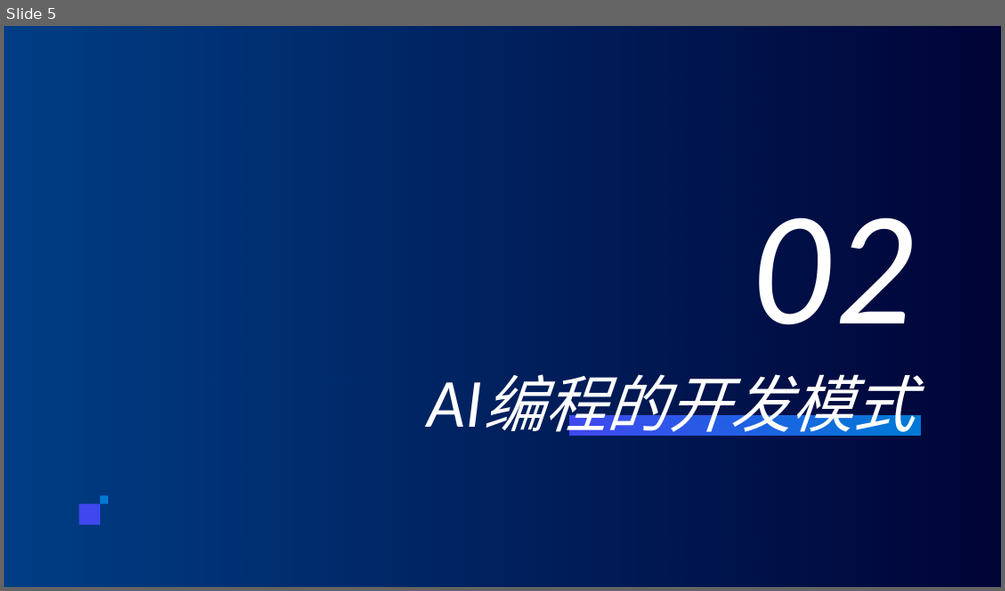
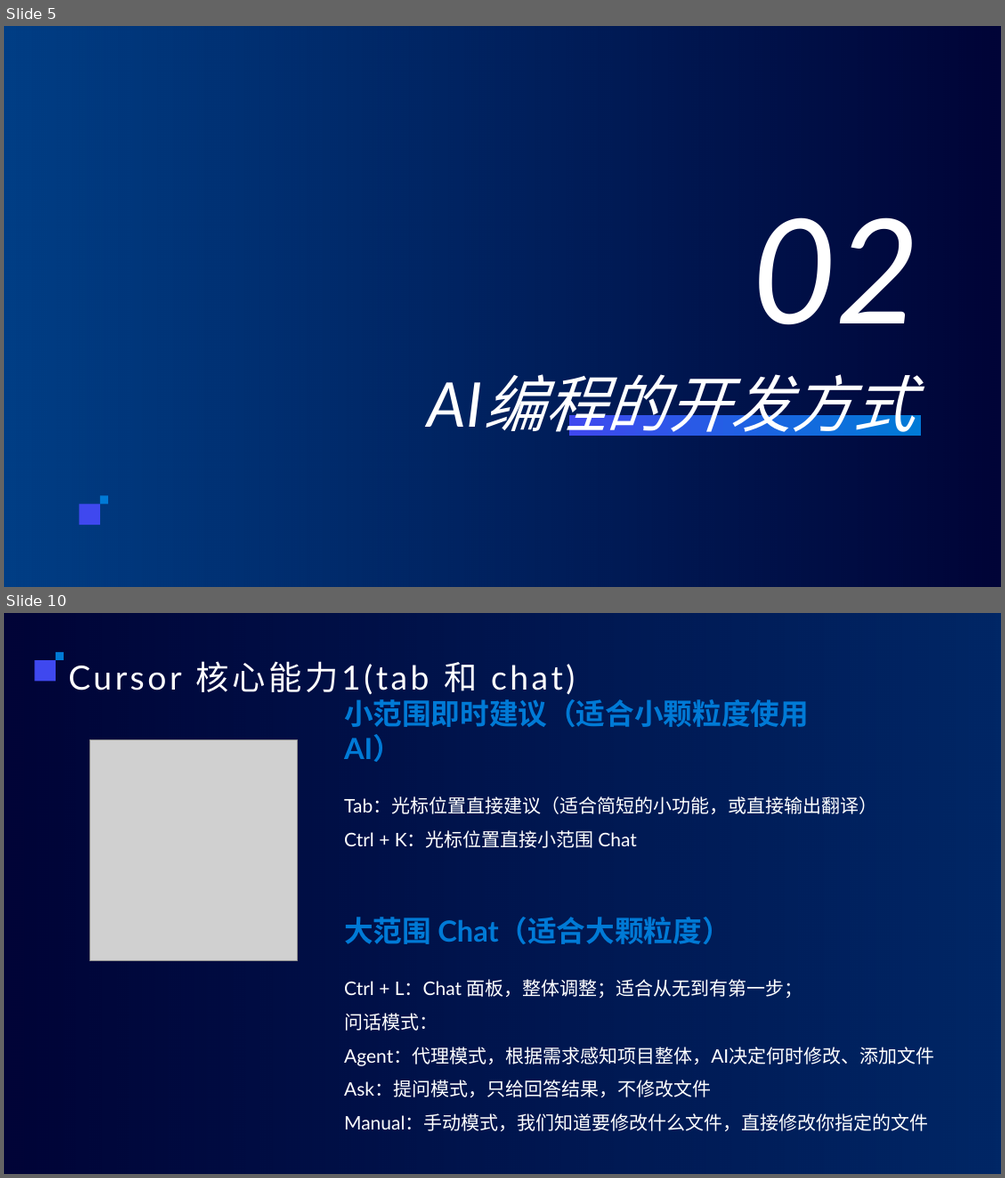
Before and after one commit to qq986063761/study, a slide deck: 分享/aiCode/ppt/AI编程.pptx. Shown one above the other, each under a label of ours: slide 5 before the commit, slides 5 and 10 after it; the slides between them are not shown. The pictures are 1005x591 and 1005x1178 pixels, drawn with LibreOffice and Linux fonts; fonts in the diff are those of the drawing; grey boxes stand for pictures; background and template pictures are left out. Boxes give left, top, right and bottom in pixels: in the first picture for what was removed or moved away, otherwise in the second. Text is boxed around its words. In the diff, an @@ line names an element or a change of style, - is before the commit and + after.

```diff
--- a/分享/aiCode/ppt/AI编程.pptx
+++ b/分享/aiCode/ppt/AI编程.pptx
@@ slide 10 added at (x1=4, y1=613, x2=1001, y2=1174), background picture (left out) @@
@@ rectangle added at (x1=4, y1=613, x2=1001, y2=1174), fill gradient #007AD6 @@
@@ rectangle added at (x1=34, y1=660, x2=56, y2=681), fill #3F48EF @@
@@ rectangle added at (x1=56, y1=652, x2=64, y2=660), fill #007AD6 @@
@@ title added at (x1=68, y1=661, x2=574, y2=695), 32 pt, text #FFFFFF @@
+Cursor 核心能力1(tab 和 chat)
@@ text added at (x1=344, y1=694, x2=809, y2=762), 28 pt, text #007AD6, bold @@
+小范围即时建议（适合小颗粒度使用AI）
@@ picture added at (x1=90, y1=740, x2=297, y2=961) @@
@@ text added at (x1=344, y1=796, x2=877, y2=848), 18 pt, text #FFFFFF @@
+Tab：光标位置直接建议（适合简短的小功能，或直接输出翻译）
+Ctrl + K：光标位置直接小范围 Chat
@@ text added at (x1=344, y1=916, x2=730, y2=944), 28 pt, text #007AD6, bold @@
+大范围 Chat（适合大颗粒度）
@@ text added at (x1=344, y1=979, x2=934, y2=1131), 18 pt, text #FFFFFF @@
+Ctrl + L：Chat 面板，整体调整；适合从无到有第一步；
+问话模式：
+Agent：代理模式，根据需求感知项目整体，AI决定何时修改、添加文件
+Ask：提问模式，只给回答结果，不修改文件
+Manual：手动模式，我们知道要修改什么文件，直接修改你指定的文件
@@ slide 5 changed as well @@
@@ title at (x1=393, y1=344, x2=921, y2=459): text changed @@
-AI编程的开发模式
+AI编程的开发方式
```
Also in this commit, not shown: 5 other slides changed, 9 other slides added, 8 slides removed, 5 other files.
